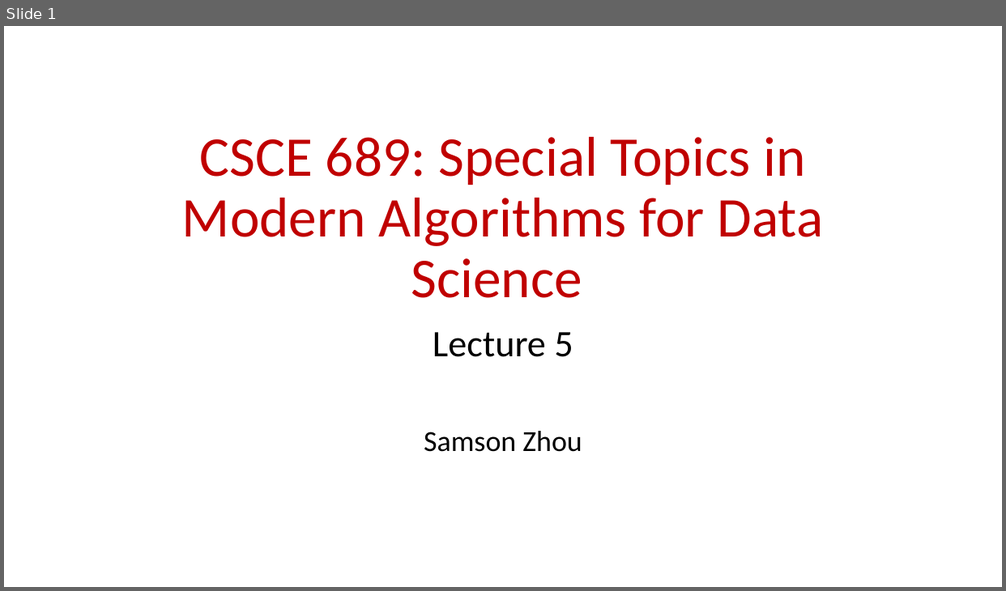
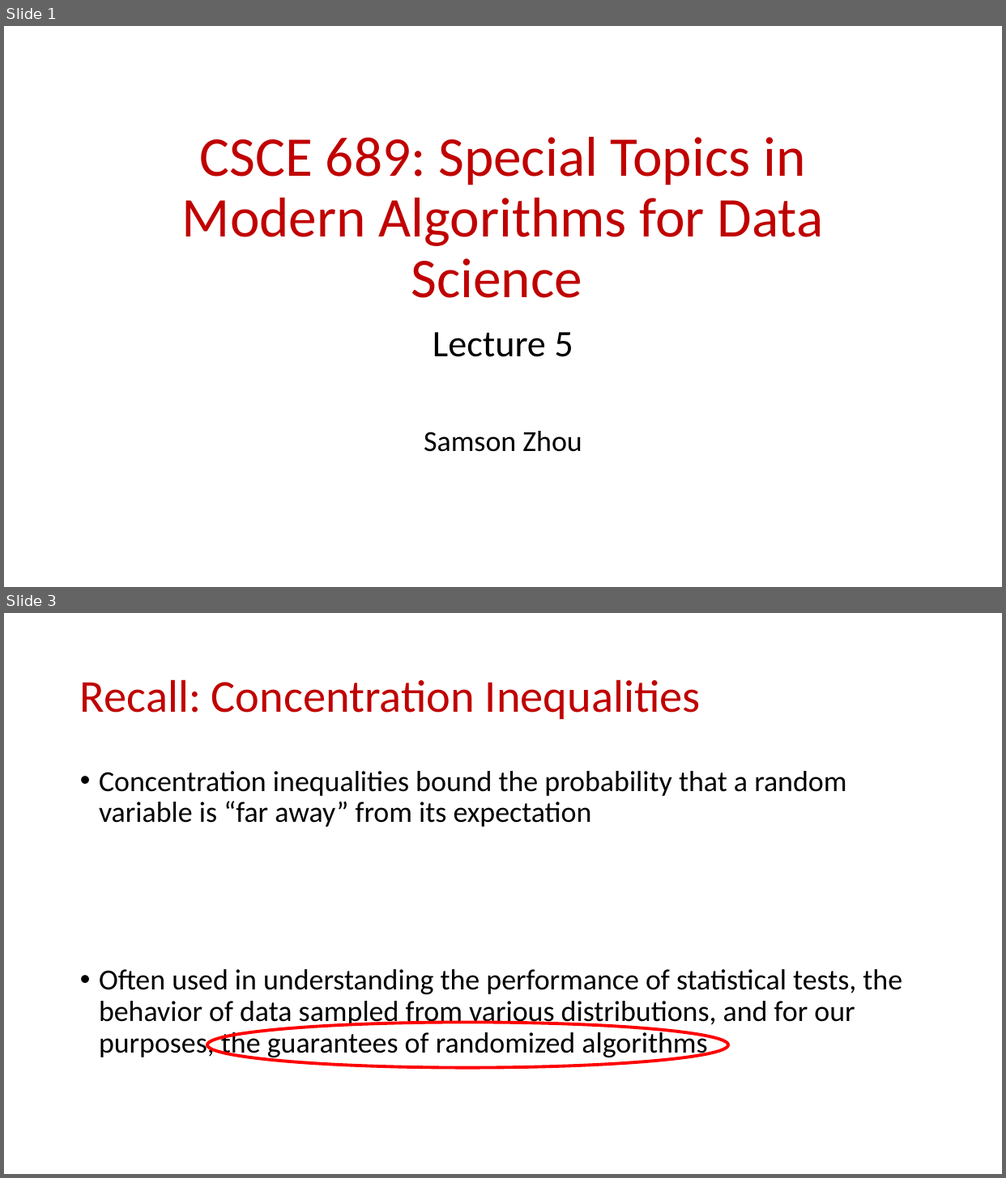
Before and after one commit to samsonzhou/samsonzhou.github.io, a slide deck: CSCE689-23/L5.pptx. Shown one above the other, each under a label of ours: slide 1 before the commit, slides 1 and 3 after it; the slides between them are not shown. The pictures are 1006x591 and 1006x1178 pixels, drawn with LibreOffice and Linux fonts; fonts in the diff are those of the drawing. Boxes give left, top, right and bottom in pixels: in the first picture for what was removed or moved away, otherwise in the second. Text is boxed around its words. In the diff, an @@ line names an element or a change of style, - is before the commit and + after.

```diff
--- a/CSCE689-23/L5.pptx
+++ b/CSCE689-23/L5.pptx
@@ slide 3 added at [4, 613, 1002, 1174], background #FFFFFF @@
@@ title added at [80, 679, 701, 719], 44 pt, text #C00000 @@
+Recall: Concentration Inequalities
@@ text added at [99, 771, 902, 1060], 28 pt, text #000000 @@
+• Concentration inequalities bound the probability that a random variable is “far away” from its expectation
+• Often used in understanding the performance of statistical tests, the behavior of data sampled from various distributions, and for our purposes, the guarantees of randomized algorithms
@@ ellipse added at [207, 1023, 729, 1068], outline #FF0000 3 pt @@
```
Also in this commit, not shown: 9 other slides added, 1 other file.
